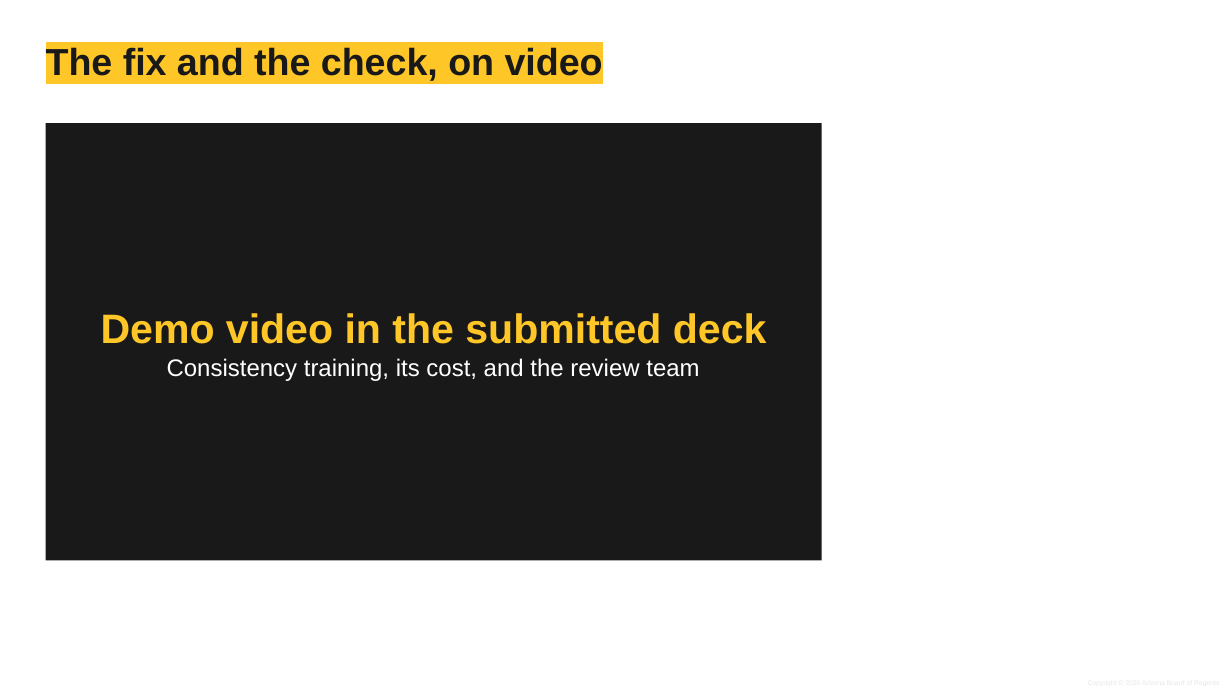
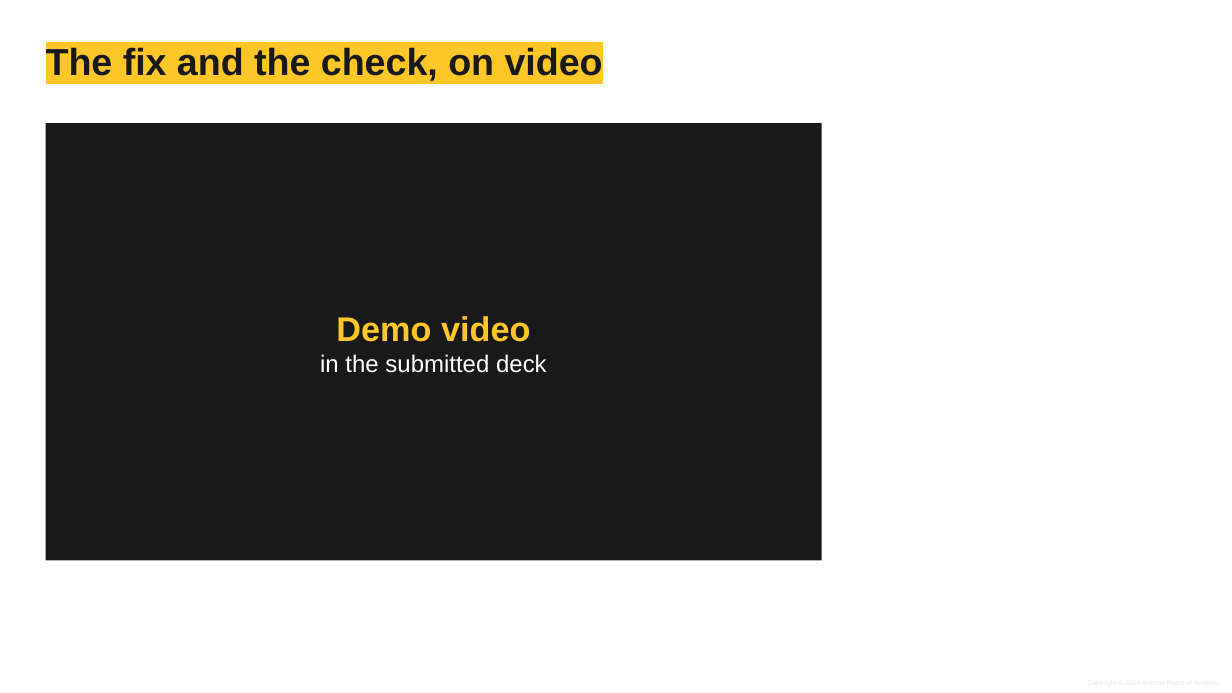
Before and after one commit to shrey-Bish/cse598-cot-faithfulness, a slide deck: slide 28 of docs/presentation/final/Group10_final.pptx (slide 24 before the commit). Drawn at 1232x693 pixels with LibreOffice and Linux fonts; fonts in the diff are those of the drawing; background and template pictures are left out. Boxes give left, top, right and bottom in pixels: in the first picture for what was removed or moved away, otherwise in the second. Text is boxed around its words. In the diff, an @@ line names an element or a change of style, - is before the commit and + after.

```diff
--- a/docs/presentation/final/Group10_final.pptx
+++ b/docs/presentation/final/Group10_final.pptx
@@ text in rectangle at box(320, 316, 547, 373): text changed @@
-Demo video in the submitted deck
-Consistency training, its cost, and the review team
+Demo video
+in the submitted deck
```
Also in this commit, not shown: 8 other slides changed, 4 slides added, 8 other files.
